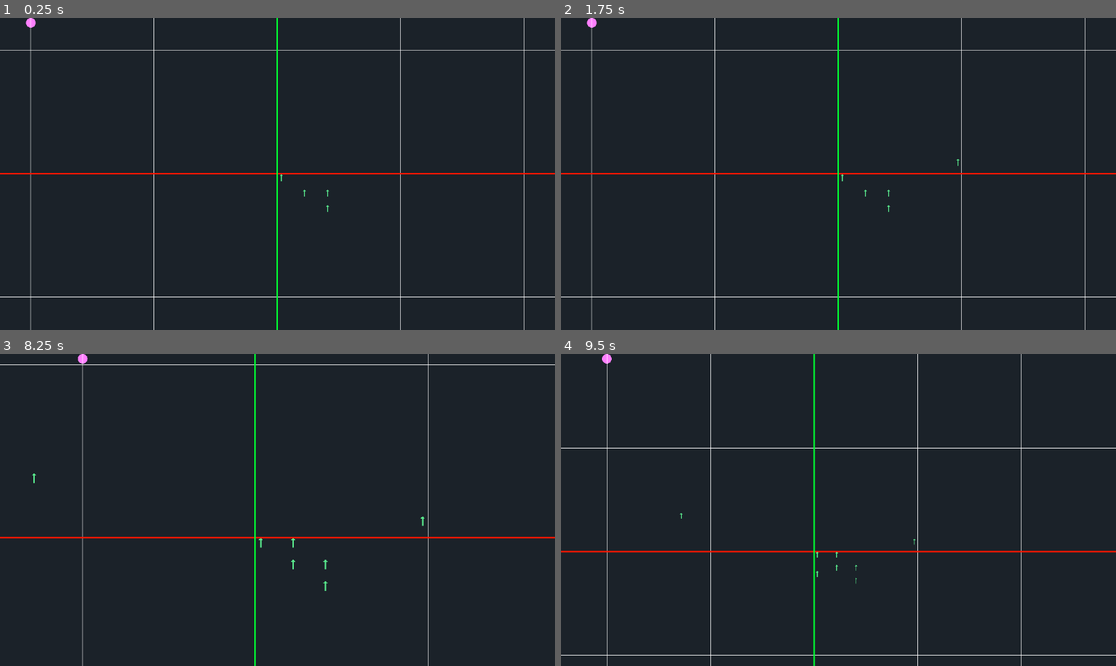
Above: before the commit, frames 1-4 (two rows, left to right).
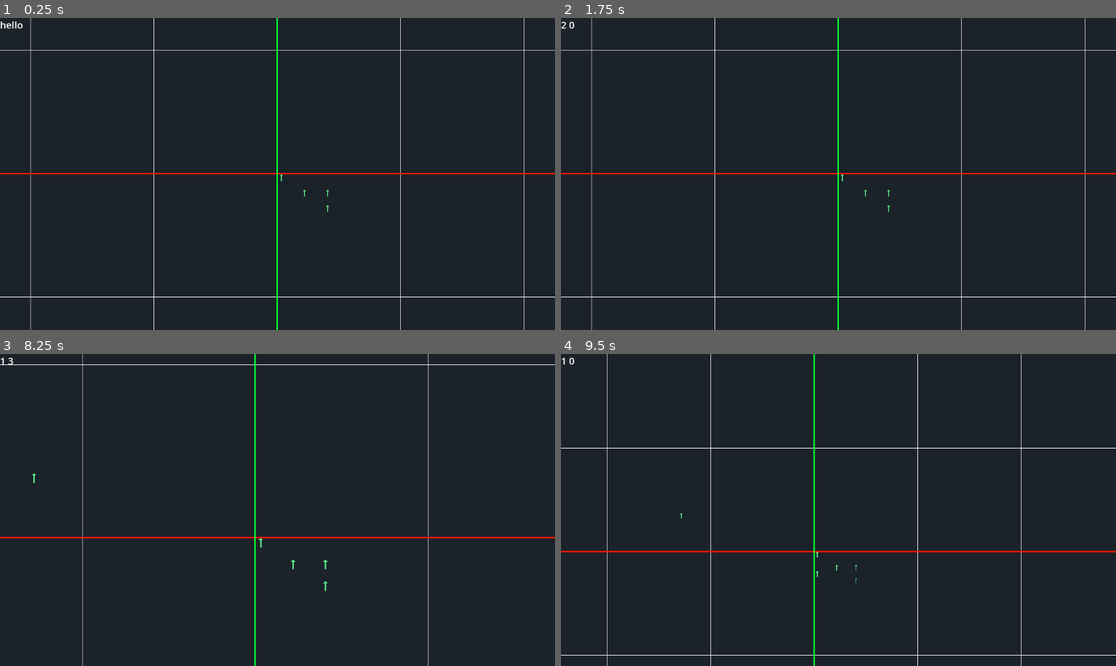
Above: after the commit, the same moments.

Repository: solirides/mechcraft2
Game: Godot game, scene res://scenes/game.tscn
The game is run twice, just before and just after one commit, with the same random seed, the same clock (stepped at 60 frames per second) and the same inputs.
Inputs (mouse positions are in pixels of both pictures, inside the frame that each line leads up to):
- Up to frame 1 (0.25 s): no input
- Up to frame 2 (1.75 s): tap Enter at 0.5 s; move the mouse to (960, 158) at 0.52 s; press the mouse at (960, 158) at 0.53 s; right-click (960, 158) at 0.8 s; tap Space at 1.25 s; move the mouse to (727, 189) at 1.27 s; release the mouse at (727, 189) at 1.28 s; right-click (727, 189) at 1.35 s; tap E (select_next) at 1.55 s
- Up to frame 3 (8.25 s): tap Enter at 2, 3.5 s; move the mouse to (333, 441) at 2.02 s; hold E (select_next) 2.03-2.78 s; tap Q (select_previous) at 2.3, 2.85, 6.8, 7.35 s; tap Space at 2.75, 4.25 s; move the mouse to (249, 572) at 2.77 s; tap A (rotate_ccw, bound only after the commit) at 3.05, 7.55 s; move the mouse to (444, 556) at 3.52 s; hold A (rotate_ccw, bound only after the commit) 3.53-4.28 s; tap D (rotate_cw, bound only after the commit) at 3.8, 4.35 s; tap R (reload) at 4.15 s; move the mouse to (111, 463) at 4.27 s; click (111, 463) at 4.55 s; move the mouse to (305, 510) at 5.02 s; press the mouse at (305, 510) at 5.03 s; right-click (305, 510) at 5.3 s; move the mouse to (194, 432) at 5.77 s; release the mouse at (194, 432) at 5.78 s; right-click (194, 432) at 5.85 s; tap E (select_next) at 6.05 s; move the mouse to (399, 494) at 6.52 s; hold E (select_next) 6.53-7.28 s; move the mouse to (166, 525) at 7.27 s; move the mouse to (333, 441) at 8.02 s; hold Shift (zoom_in) from 8.03 s (still down)
- Up to frame 4 (9.5 s): tap D (rotate_cw, bound only after the commit) at 8.3 s; move the mouse to (810, 572) at 8.77 s; release Shift (zoom_in) at 8.78 s; tap Ctrl (zoom_out) at 8.85 s; click (810, 572) at 9.05 s

The runs differ from the first frame. In frame 1, 0.1% of the frame differs, in the area x 0-7%, y 0-4%; in frame 2, less than 0.1%; in frame 3, less than 0.1%; in frame 4, less than 0.1%.

Commit message:
tile selection

Diff:
--- a/project.godot
+++ b/project.godot
@@ -67,6 +67,20 @@
 "events": [Object(InputEventKey,"resource_local_to_scene":false,"resource_name":"","device":-1,"window_id":0,"alt_press …(182 unchanged characters)…
 ]
 }
+recalculate={
+"deadzone": 0.5,
+"events": []
+}
+rotate_cw={
+"deadzone": 0.5,
+"events": [Object(InputEventKey,"resource_local_to_scene":false,"resource_name":"","device":-1,"window_id":0,"alt_pressed":false,"shift_pressed":false,"ctrl_pressed":false,"meta_pressed":false,"pressed":false,"keycode":0,"physical_keycode":68,"key_label":0,"unicode":100,"echo":false,"script":null)
+]
+}
+rotate_ccw={
+"deadzone": 0.5,
+"events": [Object(InputEventKey,"resource_local_to_scene":false,"resource_name":"","device":-1,"window_id":0,"alt_pressed":false,"shift_pressed":false,"ctrl_pressed":false,"meta_pressed":false,"pressed":false,"keycode":0,"physical_keycode":65,"key_label":0,"unicode":97,"echo":false,"script":null)
+]
+}
 
 [rendering]
 
--- a/scenes/game.tscn
+++ b/scenes/game.tscn
@@ -9,6 +9,7 @@
 [ext_resource type="Texture2D" uid="uid://dj7h73b0ck0od" path="res://assets/tiles/3-splitter.png" id="4_o0q4j"]
 [ext_resource type="Texture2D" uid="uid://c5vn60414xt4t" path="res://assets/tiles/4-miner.png" id="5_eqt5e"]
 [ext_resource type="Texture2D" uid="uid://eg1scyadfujp" path="res://assets/tiles/5-storage.png" id="6_y2sc0"]
+[ext_resource type="Script" path="res://scripts/gui.gd" id="10_ocoff"]
 [ext_resource type="Script" path="res://scripts/background.gd" id="10_y4vju"]
 
 [sub_resource type="TileSetAtlasSource" id="TileSetAtlasSource_tbejw"]
@@ -17,15 +18,19 @@
 
 [sub_resource type="TileSetAtlasSource" id="TileSetAtlasSource_y1uis"]
 texture = ExtResource("3_adxkv")
+0:0/0 = 0
 
 [sub_resource type="TileSetAtlasSource" id="TileSetAtlasSource_vmbpx"]
 texture = ExtResource("4_o0q4j")
+0:0/0 = 0
 
 [sub_resource type="TileSetAtlasSource" id="TileSetAtlasSource_w0fur"]
 texture = ExtResource("5_eqt5e")
+0:0/0 = 0
 
 [sub_resource type="TileSetAtlasSource" id="TileSetAtlasSource_c0vm1"]
 texture = ExtResource("6_y2sc0")
+0:0/0 = 0
 
 [sub_resource type="TileSet" id="TileSet_huth1"]
 sources/1 = SubResource("TileSetAtlasSource_tbejw")
@@ -33,6 +38,9 @@
 sources/4 = SubResource("TileSetAtlasSource_w0fur")
 sources/3 = SubResource("TileSetAtlasSource_vmbpx")
 sources/2 = SubResource("TileSetAtlasSource_y1uis")
+
+[sub_resource type="SystemFont" id="SystemFont_rtmsu"]
+generate_mipmaps = true
 
 [sub_resource type="Environment" id="Environment_tiixt"]
 background_mode = 3
@@ -44,11 +52,12 @@
 [node name="Json" type="Node" parent="."]
 script = ExtResource("1_3pqby")
 
-[node name="TileMap" type="TileMap" parent="."]
+[node name="TileMap" type="TileMap" parent="." node_paths=PackedStringArray("gui")]
 tile_set = SubResource("TileSet_huth1")
 format = 2
 layer_0/tile_data = PackedInt32Array(0, 1, 0, 131075, 1, 0, 131078, 1, 0, 262150, 1, 0)
 script = ExtResource("2_e3udp")
+gui = NodePath("../Camera2D/GUI")
 
 [node name="Camera2D" type="Camera2D" parent="." node_paths=PackedStringArray("background")]
 script = ExtResource("4_3i4pa")
@@ -59,6 +68,21 @@
 
 [node name="Background" type="Node2D" parent="Camera2D/CanvasLayer"]
 script = ExtResource("10_y4vju")
+
+[node name="GUI" type="CanvasLayer" parent="Camera2D" node_paths=PackedStringArray("selection_label")]
+layer = 10
+script = ExtResource("10_ocoff")
+selection_label = NodePath("Selection")
+
+[node name="Selection" type="RichTextLabel" parent="Camera2D/GUI"]
+anchors_preset = 15
+anchor_right = 1.0
+anchor_bottom = 1.0
+grow_horizontal = 2
+grow_vertical = 2
+theme_override_fonts/normal_font = SubResource("SystemFont_rtmsu")
+theme_override_font_sizes/normal_font_size = 20
+text = "hello"
 
 [node name="Classes" type="Node" parent="."]
 script = ExtResource("4_mms3p")
--- a/scripts/background.gd
+++ b/scripts/background.gd
@@ -28,9 +28,9 @@
 	var offset = fmod(origin.x, space)
 #	offset = 0
 
-	print(floor(get_viewport().size.x / size / zoom))
+#	print(floor(get_viewport().size.x / size / zoom))
 
-	draw_circle(Vector2(offset,10), 10, Color(1,0.5,1,1))
+#	draw_circle(Vector2(offset,10), 10, Color(1,0.5,1,1))
 
 	for i in range(get_viewport().size.x / space + 1):
 		draw_line(Vector2(space * i + offset, 0), \
--- /dev/null
+++ b/scripts/gui.gd
@@ -0,0 +1,37 @@
+extends CanvasLayer
+
+
+signal selection_changed
+
+@export var selection_label:RichTextLabel = null
+var selected_tile = 1
+var tile_rotation = 0
+
+func _ready():
+	pass # Replace with function body.
+
+
+# Called every frame. 'delta' is the elapsed time since the previous frame.
+func _process(delta):
+	pass
+
+func _input(event):
+	if event.is_action_pressed("select_next"):
+		selected_tile += 1
+		update_selection()
+	if event.is_action_pressed("select_previous"):
+		selected_tile -= 1
+		update_selection()
+	if event.is_action_pressed("rotate_cw"):
+		tile_rotation = (tile_rotation + 1) % 4
+		update_selection()
+	if event.is_action_pressed("rotate_ccw"):
+		tile_rotation = (tile_rotation + 3) % 4
+		update_selection()
+
+
+func update_selection():
+	print(tile_rotation)
+	selection_label.text = str(selected_tile) + " " + str(tile_rotation)
+
+	selection_changed.emit(selected_tile, tile_rotation)
--- a/scripts/tilemap.gd
+++ b/scripts/tilemap.gd
@@ -2,16 +2,26 @@
 
 
 
+
+@onready var json = get_node("../Json")
+@export var gui:CanvasLayer = null
+
 var world: Dictionary
-@onready var json = get_node("../Json")
 
 const sides = [Vector2i.UP, Vector2i.RIGHT, Vector2i.DOWN, Vector2i.LEFT]
+
+var selected_tile = 1
+var tile_rotation = 0
+
+
 
 # Called when the node enters the scene tree for the first time.
 func _ready():
 #	print(json.json)
 	world = load_tiles()
 	update_tilemap()
+
+	gui.selection_changed.connect(_on_selection_changed)
 
 
 # Called every frame. 'delta' is the elapsed time since the previous frame.
@@ -23,24 +33,34 @@
 		var p = get_global_mouse_position()
 		print(p);
 		var c = Vector2(int(p.x) / 16, int(p.y) / 16)
-		self.set_cell(0, c, 1, Vector2i.ZERO)
+		self.set_cell(0, c, selected_tile, Vector2i.ZERO)
 
-	if event.is_action_pressed("reload"):
+	if event.is_action_pressed("right_click"):
+		var p = get_global_mouse_position()
+		print(p);
+		var c = Vector2(int(p.x) / 16, int(p.y) / 16)
+		self.set_cell(0, c, 0, Vector2i.ZERO)
+
+		print("reload")
+		detect_world_tiles()
 		detect_conveyors_lines()
+
+func detect_world_tiles():
+	var cells = self.get_used_cells(0)
+
+	for cell in cells:
+		match self.get_cell_source_id(0, cell):
+			1:
+				print("1")
+
+				var current_cell = cell
+				var loop = true
+				detect_connections(current_cell)
+
 
 
 func detect_conveyors_lines():
-	var cells = self.get_used_cells(0)
-
-	for cell in cells:
-		if self.get_cell_source_id(0, cell) == 1:
-			print("2")
-
-			var current_cell = cell
-			var loop = true
-			detect_connections(current_cell)
-
-
+	pass
 
 
 func detect_connections(current_cell:Vector2i):
@@ -59,3 +79,7 @@
 	var world:Dictionary = {}
 
 	return world
+
+func _on_selection_changed(selected_tile, tile_rotation):
+	self.selected_tile = selected_tile
+	self.tile_rotation = tile_rotation
Not shown: 1 places in scenes/game.tscn that only renumber resources
